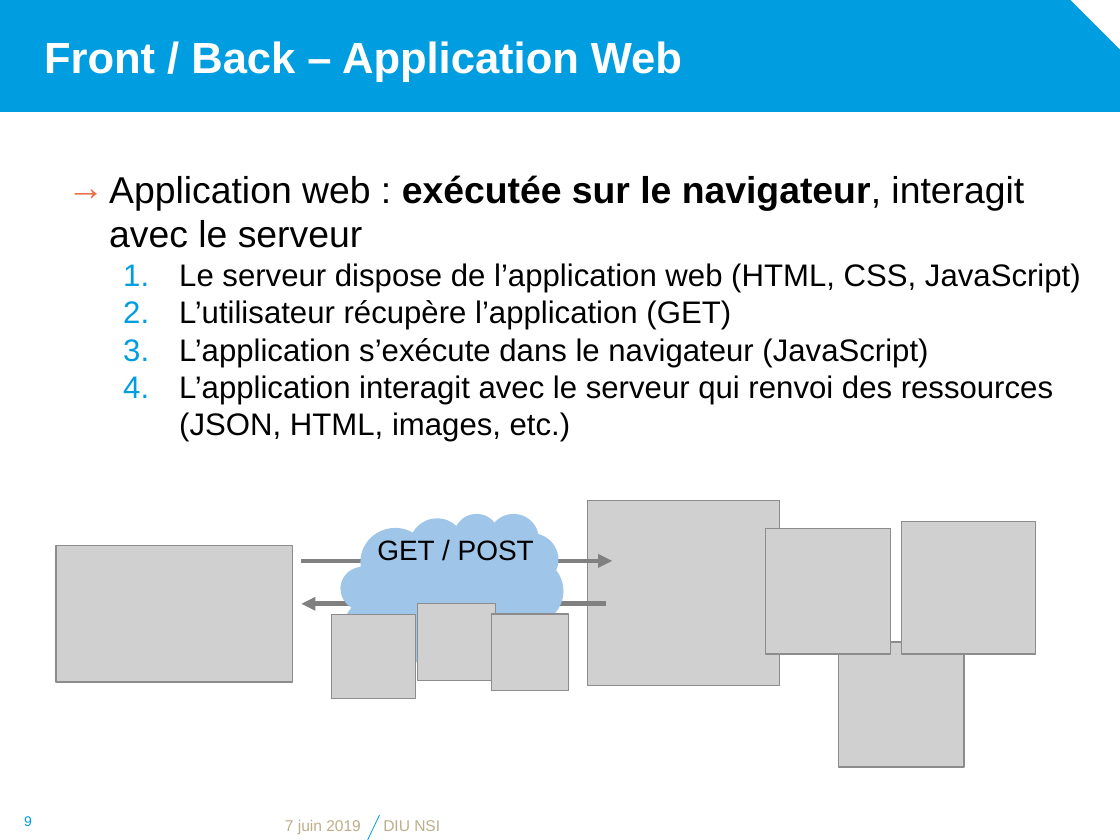
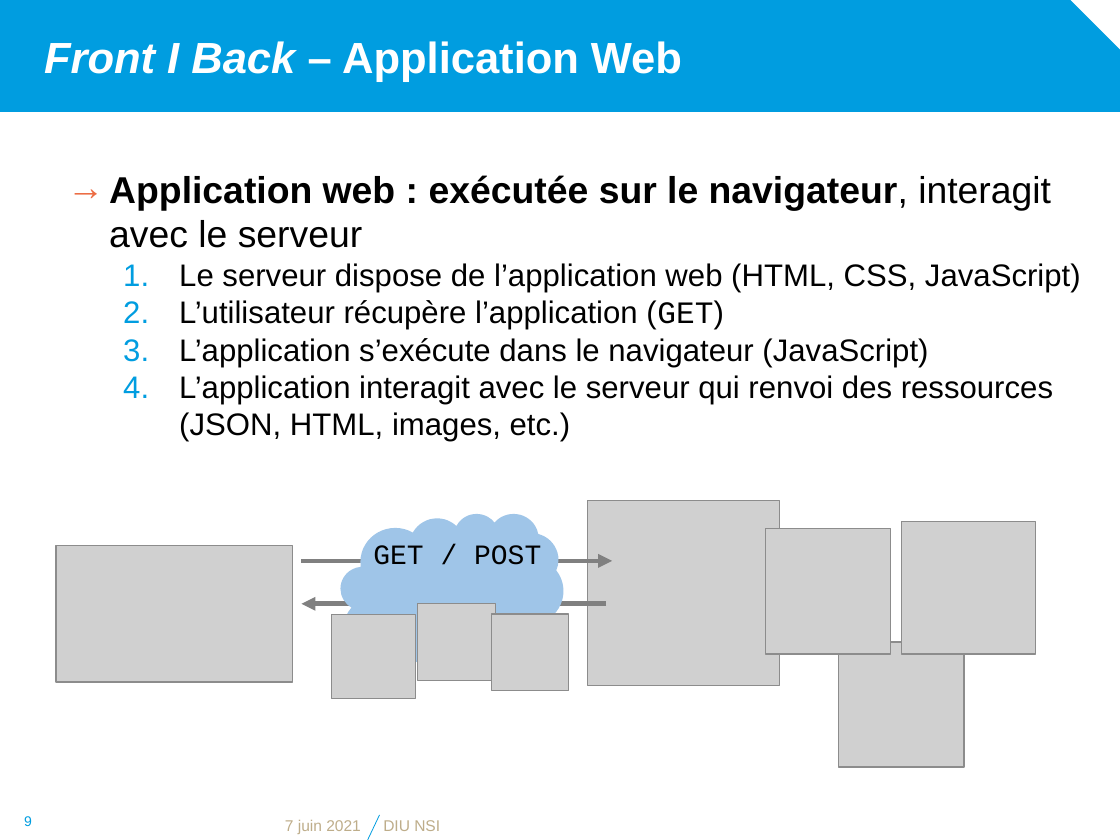
Before and after one commit to diu-uf-bordeaux/bloc1, a slide deck: slide 9 of web/5-Developpement/developpement.pptx. Drawn at 1120x840 pixels with LibreOffice and Linux fonts; fonts in the diff are those of the drawing; grey boxes stand for pictures; background and template pictures are left out. Boxes give left, top, right and bottom in pixels: in the first picture for what was removed or moved away, otherwise in the second. Text is boxed around its words. In the diff, an @@ line names an element or a change of style, - is before the commit and + after.

```diff
--- a/web/5-Developpement/developpement.pptx
+++ b/web/5-Developpement/developpement.pptx
@@ title at (x1=44, y1=41, x2=682, y2=82): text changed @@
-Front / Back – Application Web
+Front I Back – Application Web
@@ text at (x1=109, y1=175, x2=1051, y2=330): bold on in "Application web :"; font Arial to Courier New in "(GET)" @@
@@ text "GET / POST" at (x1=373, y1=545, x2=541, y2=565): font Arial to Courier New; alignment left to centre @@
@@ text at (x1=285, y1=820, x2=361, y2=834): text changed @@
-7 juin 2019
+7 juin 2021
```
Also in this commit, not shown: 7 other slides changed, 12 other files.
